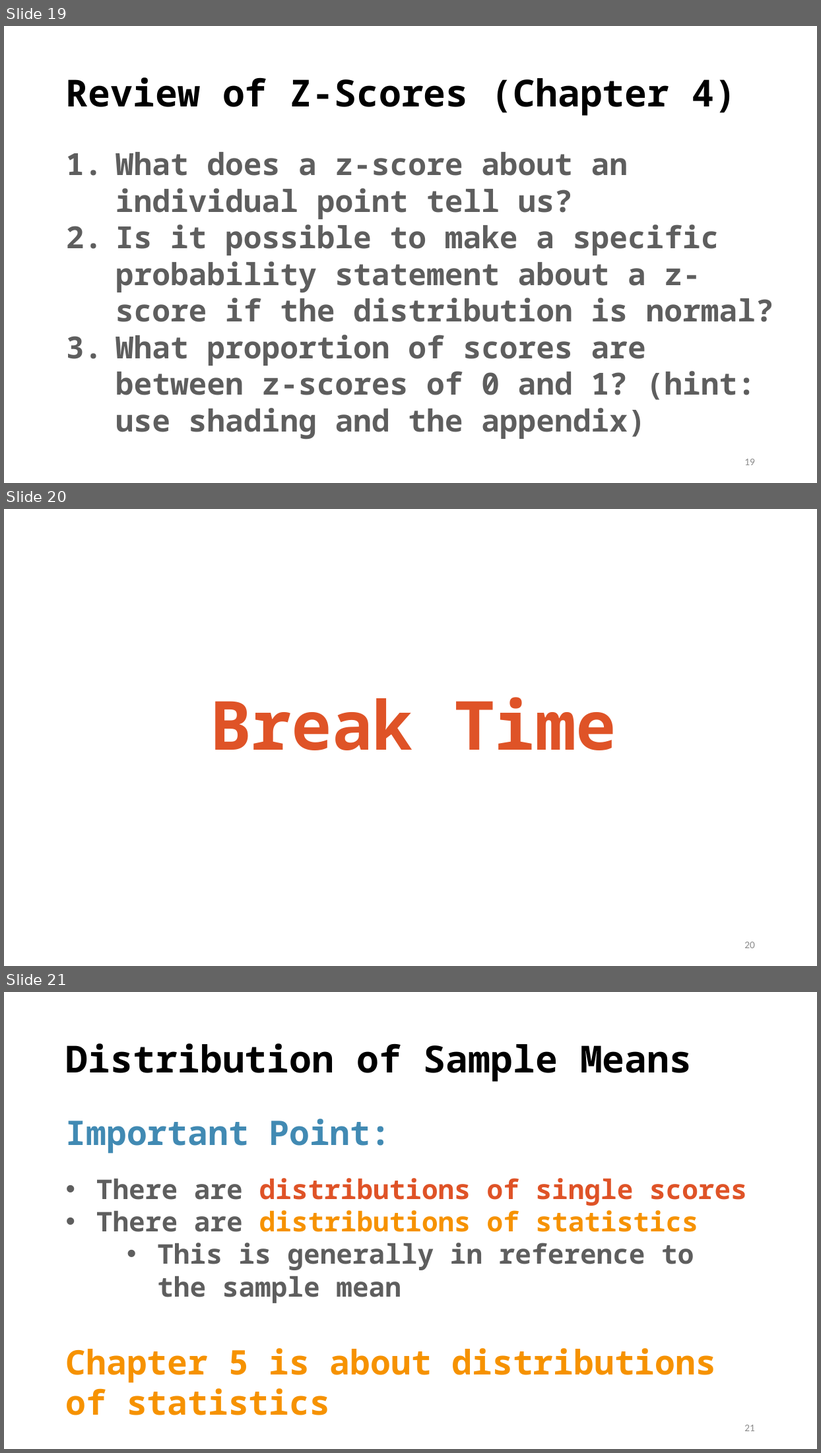
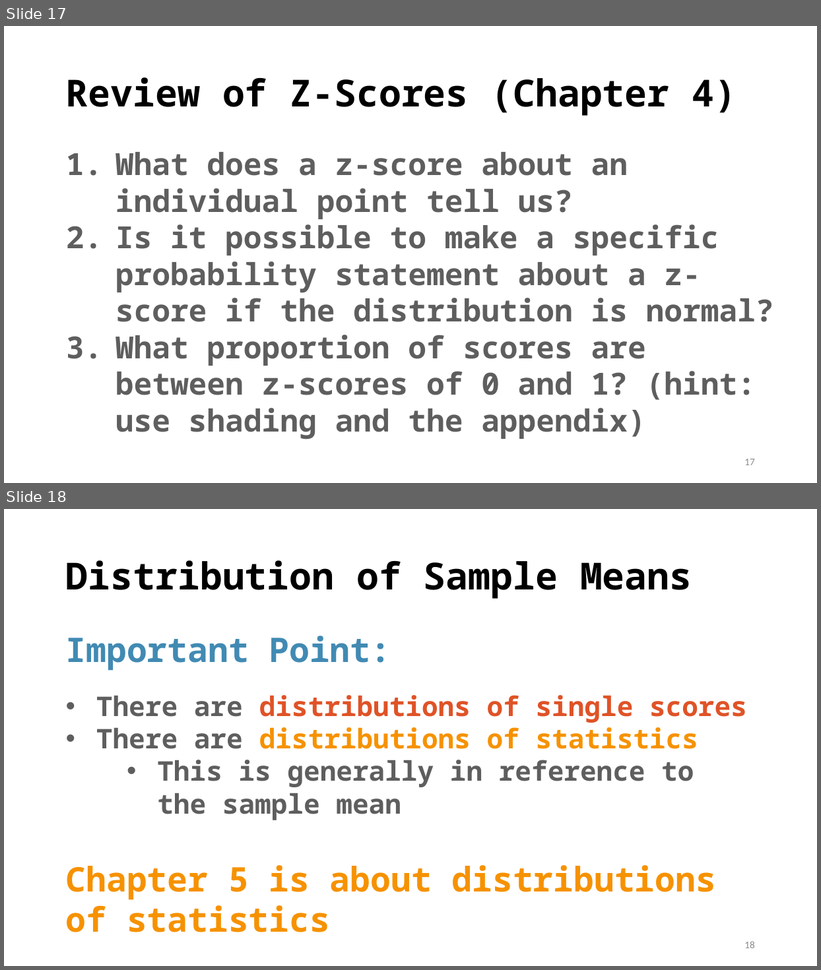
Before and after one commit to TysonStanley/EDU-6050, a slide deck: Slides/04_EDUC_6050_2018.pptx. Shown one above the other, each under a label of ours: slides 19, 20 and 21 before the commit, slides 17 and 18 after it. The pictures are 821x1453 and 821x970 pixels, drawn with LibreOffice and Linux fonts; fonts in the diff are those of the drawing. Boxes give left, top, right and bottom in pixels: in the first picture for what was removed or moved away, otherwise in the second. Text is boxed around its words. In the diff, an @@ line names an element or a change of style, - is before the commit and + after.

```diff
--- a/Slides/04_EDUC_6050_2018.pptx
+++ b/Slides/04_EDUC_6050_2018.pptx
@@ slide 20 removed at bbox=[4, 509, 817, 966], background #FFFFFF @@
@@ text removed at bbox=[211, 697, 616, 751] @@
-Break Time
@@ page number removed at bbox=[745, 942, 755, 949] @@
-20
@@ what was slide 19 is now slide 17 @@
@@ page number at bbox=[745, 459, 755, 466]: text changed @@
-19
+17
@@ what was slide 21 is now slide 18 @@
@@ page number at bbox=[745, 941, 755, 949]: text changed @@
-21
+18
```
Also in this commit, not shown: 1 slide added, 2 other slides removed, 6 other files.
